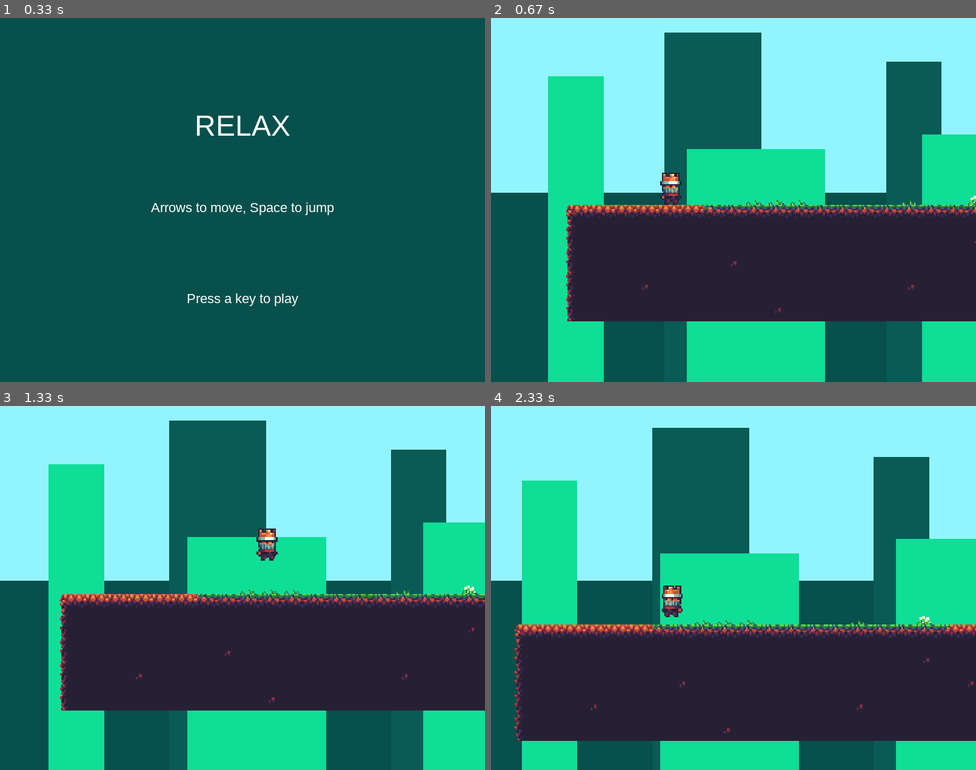
Above: before the commit, frames 1-4 (two rows, left to right).
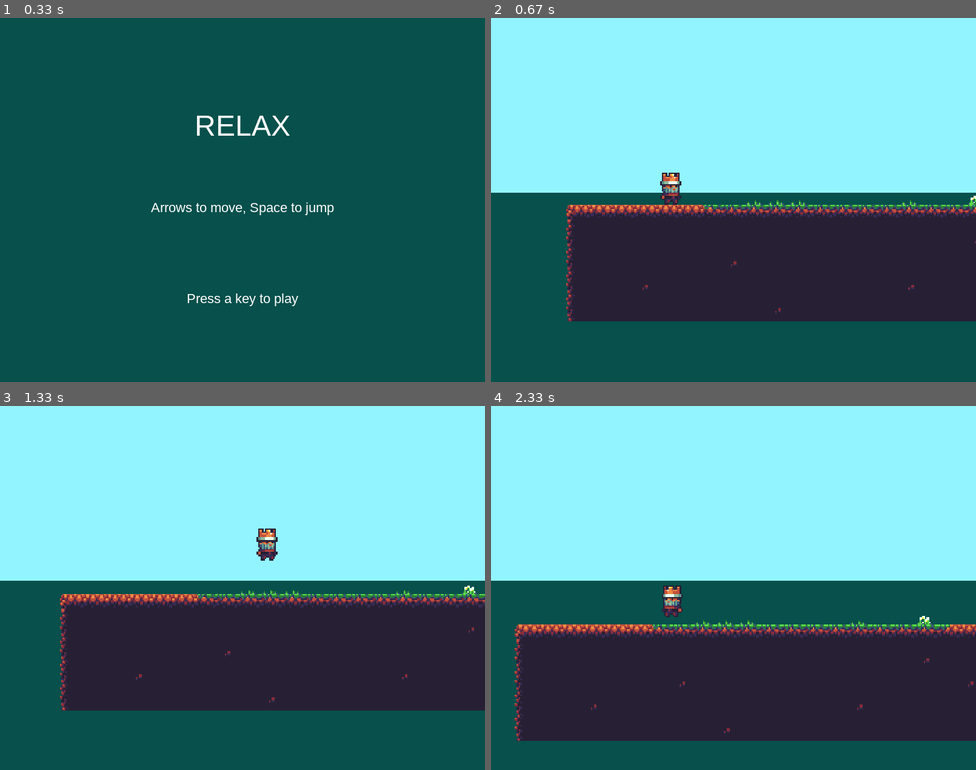
Above: after the commit, the same moments.

Repository: paprico-scar/pygameproject
Game: pygame game, started from lvl_1.py
Two runs of this game, one before a commit and one after it. Both use one fixed random seed, a clock stepped at 60 frames per second and the inputs below.
Inputs:
- Up to frame 1 (0.33 s): no input
- Up to frame 2 (0.67 s): tap Space at 0.33 s
- Up to frame 3 (1.33 s): hold Right 0.67-1.13 s; hold Right from 1.17 s (still down); tap Space at 1.23 s
- Up to frame 4 (2.33 s): tap Space at 1.53, 1.73, 2.03, 2.3 s; release Right at 1.63 s; hold Left 1.67-2.2 s; hold Left from 2.23 s (still down)

Frame 1 is identical in both runs. In frame 2, 31% of the frame differs, in the area x 11-100%, y 4-100%; in frame 3, 30%; in frame 4, 28%.

Commit message:
Убрал ненужный код и изменил ТЗ

Diff:
--- a/lvl_1.py
+++ b/lvl_1.py
@@ -63,8 +63,6 @@
 player_flip = False
 
 game_map = load_map('map')
-background_objects = [[0.25, [120, 10, 70, 400]], [0.25, [280, 30, 40, 400]], [0.5, [30, 40, 40, 400]],
-                      [0.5, [130, 90, 100, 400]], [0.5, [300, 80, 120, 400]]]
 
 # player
 player_rect = pygame.Rect(100, 100, 17, 22)
@@ -202,14 +200,6 @@
         scroll[1] = int(scroll[1])
 
         pygame.draw.rect(display, BGCOLOR, pygame.Rect(0, 120, 400, 200))
-        for background_object in background_objects:
-            obj_rect = pygame.Rect(background_object[1][0] - scroll[0] * background_object[0],
-                                   background_object[1][1] - scroll[1] * background_object[0], background_object[1][2],
-                                   background_object[1][3])
-            if background_object[0] == 0.5:
-                pygame.draw.rect(display, (14, 222, 150), obj_rect)
-            else:
-                pygame.draw.rect(display, (9, 91, 85), obj_rect)
 
         tile_rect = []
         y = 0
Not shown, changed: ТЗ.docx
